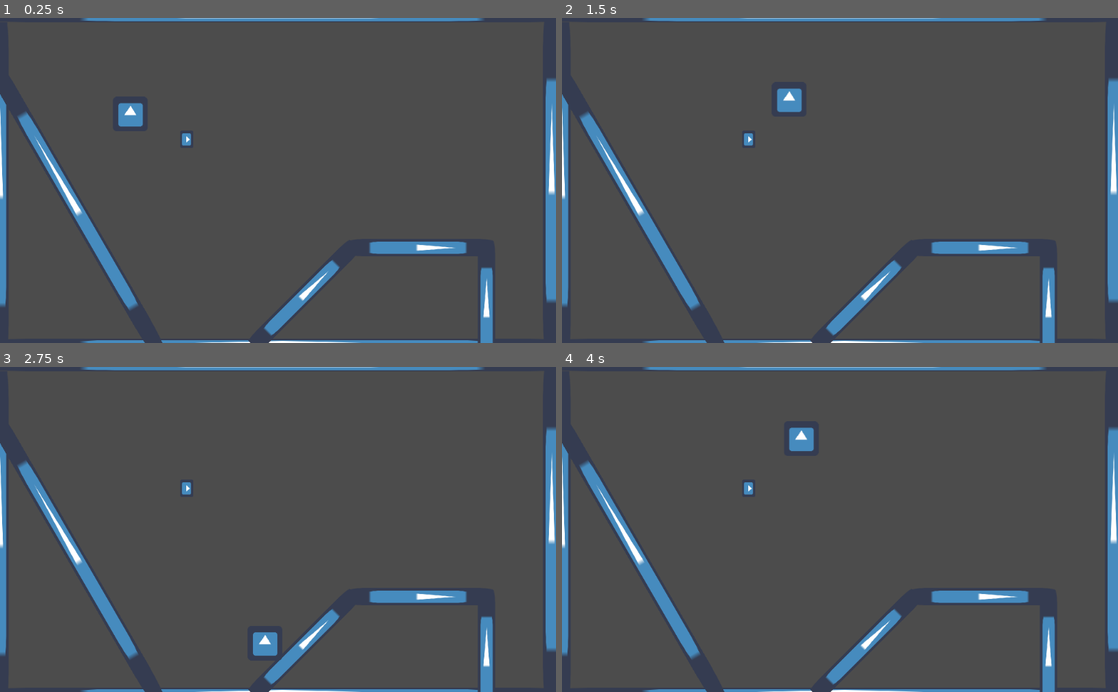
Above: before the commit, frames 1-4 (two rows, left to right).
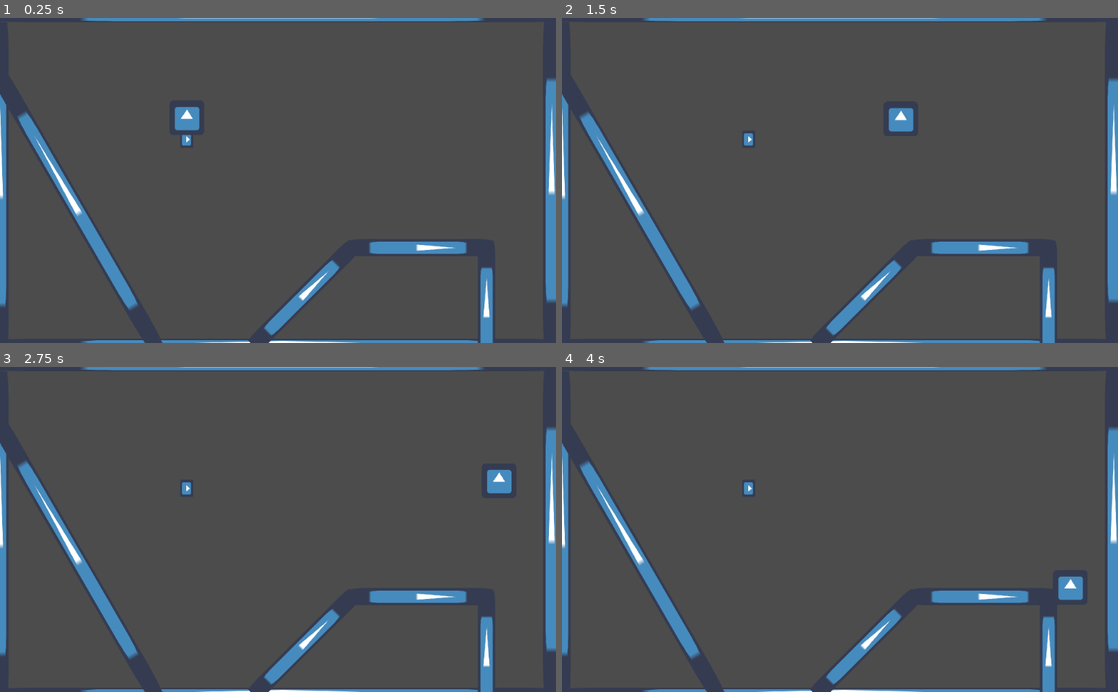
Above: after the commit, the same moments.

Repository: Praqma/GodotDevOps
Game: Godot game, scene res://Main.tscn
Same seed, same stepped clock (60 frames per second), same inputs: the game is played once before the commit and once after it. The engine's default icon, where the game draws it, is replaced by a stand-in: a white triangle on a blue panel in a dark square.
Inputs (mouse positions are in pixels of both pictures, inside the frame that each line leads up to):
- Up to frame 1 (0.25 s): no input
- Up to frame 2 (1.5 s): tap Enter at 0.5 s; move the mouse to (962, 164) at 0.52 s; hold D (move_right) 0.53-1.25 s; tap Space (jump) at 0.6, 0.77, 1.07 s; click (962, 164) at 0.67 s; drag from (728, 196) to (812, 245) at 1.27 s
- Up to frame 3 (2.75 s): move the mouse to (333, 458) at 2.02 s; hold D (move_right) from 2.03 s (still down); tap Space (jump) at 2.1 s
- Up to frame 4 (4 s): release D (move_right) at 2.75 s; drag from (812, 594) to (673, 480) at 2.77 s; move the mouse to (1006, 578) at 3.52 s; hold A (move_left) from 3.53 s (still down); tap Space (jump) at 3.6, 3.77 s

The runs differ from the first frame. In frame 1, 0.7% of the frame differs, in the area x 21-36%, y 26-37%; in frame 2, 0.7%; in frame 3, 0.6%; in frame 4, 0.7%.

Commit message:
Add steep slope handling
Fixes #8
Fixes #16

Can no longer walk up steep slopes..
Now passing in more parameters to move_and_slide_with_snap so the slopeThreshold is actually being used.
Converts slopeThreshold from degrees to radians which is the expected input format.

Accidently solved #16 when fixing movement on steep angles.

Diff:
--- a/Main.tscn
+++ b/Main.tscn
@@ -11,6 +11,9 @@
 
 [node name="KinematicBody2D" type="KinematicBody2D" parent="."]
 position = Vector2( 512, 600 )
+__meta__ = {
+"_edit_group_": true
+}
 
 [node name="CollisionShape2D" type="CollisionShape2D" parent="KinematicBody2D"]
 scale = Vector2( 50.68, 1 )
@@ -22,6 +25,9 @@
 
 [node name="KinematicBody2D2" type="KinematicBody2D" parent="."]
 position = Vector2( 512, 0 )
+__meta__ = {
+"_edit_group_": true
+}
 
 [node name="CollisionShape2D" type="CollisionShape2D" parent="KinematicBody2D2"]
 scale = Vector2( 50.68, 1 )
@@ -33,6 +39,9 @@
 
 [node name="KinematicBody2D3" type="KinematicBody2D" parent="."]
 position = Vector2( 0, 312 )
+__meta__ = {
+"_edit_group_": true
+}
 
 [node name="CollisionShape2D" type="CollisionShape2D" parent="KinematicBody2D3"]
 scale = Vector2( 1, 29.88 )
@@ -44,6 +53,9 @@
 
 [node name="KinematicBody2D4" type="KinematicBody2D" parent="."]
 position = Vector2( 1016, 304 )
+__meta__ = {
+"_edit_group_": true
+}
 
 [node name="CollisionShape2D" type="CollisionShape2D" parent="KinematicBody2D4"]
 scale = Vector2( 1, 29.88 )
@@ -57,6 +69,9 @@
 position = Vector2( 560, 512 )
 rotation = 0.785398
 scale = Vector2( 1, 0.434315 )
+__meta__ = {
+"_edit_group_": true
+}
 
 [node name="CollisionShape2D" type="CollisionShape2D" parent="KinematicBody2D5"]
 scale = Vector2( 1, 29.88 )
@@ -70,6 +85,9 @@
 position = Vector2( 776, 424 )
 rotation = 1.5708
 scale = Vector2( 1, 0.434315 )
+__meta__ = {
+"_edit_group_": true
+}
 
 [node name="CollisionShape2D" type="CollisionShape2D" parent="KinematicBody2D8"]
 scale = Vector2( 1, 29.88 )
@@ -82,6 +100,9 @@
 [node name="KinematicBody2D9" type="KinematicBody2D" parent="."]
 position = Vector2( 896, 544 )
 scale = Vector2( 1, 0.434315 )
+__meta__ = {
+"_edit_group_": true
+}
 
 [node name="CollisionShape2D" type="CollisionShape2D" parent="KinematicBody2D9"]
 scale = Vector2( 1, 29.88 )
@@ -94,6 +115,9 @@
 [node name="KinematicBody2D6" type="KinematicBody2D" parent="."]
 position = Vector2( 136, 344 )
 rotation = -0.523599
+__meta__ = {
+"_edit_group_": true
+}
 
 [node name="CollisionShape2D" type="CollisionShape2D" parent="KinematicBody2D6"]
 scale = Vector2( 1, 29.88 )
@@ -107,6 +131,9 @@
 position = Vector2( 344, 224 )
 rotation = 1.5708
 scale = Vector2( 1, 0.0399985 )
+__meta__ = {
+"_edit_group_": true
+}
 
 [node name="CollisionShape2D" type="CollisionShape2D" parent="KinematicBody2D7"]
 scale = Vector2( 1, 29.88 )
@@ -117,6 +144,6 @@
 texture = ExtResource( 1 )
 
 [node name="Player" parent="." instance=ExtResource( 2 )]
-position = Vector2( 240, 144 )
-jumpForce = 1200.0
-snapLength = 100.0
+position = Vector2( 344, 168 )
+airMoveSpeed = 10.0
+snapLength = 50.0
--- a/PlayerController.gd
+++ b/PlayerController.gd
@@ -31,18 +31,23 @@
 	return jumpForce
 
 func _process(delta):
-		moveInput.x = Input.get_action_strength("move_right") - Input.get_action_strength("move_left")
+	moveInput.x = Input.get_action_strength("move_right") - Input.get_action_strength("move_left")
 
 func _physics_process(delta):
-	velocity.x = moveInput.x * moveSpeed
+	if is_on_floor():
+		velocity.x = moveInput.x * moveSpeed
+	elif is_on_wall():
+		velocity.x = 0
+	else:
+		velocity.x += moveInput.x * airMoveSpeed
+	velocity.x = clamp(velocity.x, -groundMoveSpeed, groundMoveSpeed)
 
 	if Input.is_action_just_pressed("jump") and snap and is_on_floor():
 		jump()
-
 	velocity.y += gravity * delta
 
 	var snapVector = Vector2.DOWN * snapLength if snap else Vector2()
-	velocity = move_and_slide_with_snap(velocity, snapVector, Vector2.UP, slopeSlideThreshold)
+	velocity = move_and_slide_with_snap(velocity, snapVector, Vector2.UP, true, 4, deg2rad(slopeSlideThreshold))
 
 	if is_on_floor() and (Input.is_action_just_released("move_right") or Input.is_action_just_released("move_left")):
 		velocity.y = 0
--- a/Test/Unit/test_VerticalMovement.gd
+++ b/Test/Unit/test_VerticalMovement.gd
@@ -12,8 +12,6 @@
 	assert_eq(controller.velocity.y, params[2])
 
 	controller.free()
-# Gravity
-# Jump
 
 var jump_update_values = [[10, .1, -100.0], [5,1,300.0], [1, 2, 0.0]]
 func test_jump_velocity_updates_properly(params = use_parameters(jump_update_values)) :
